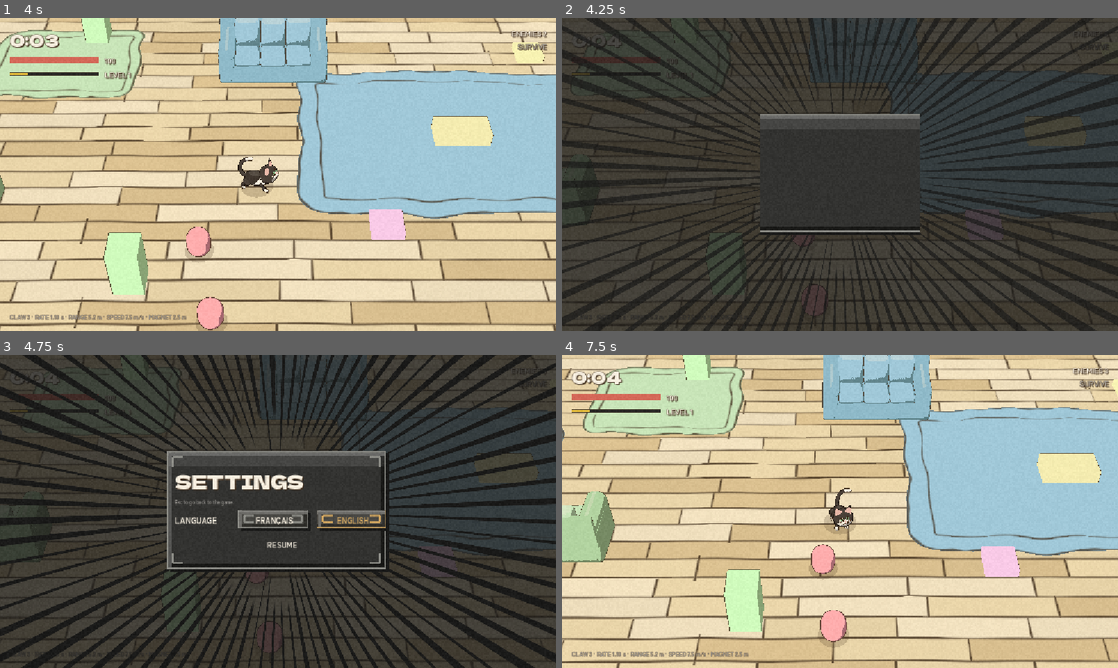
Above: before the commit, frames 1-4 (two rows, left to right).
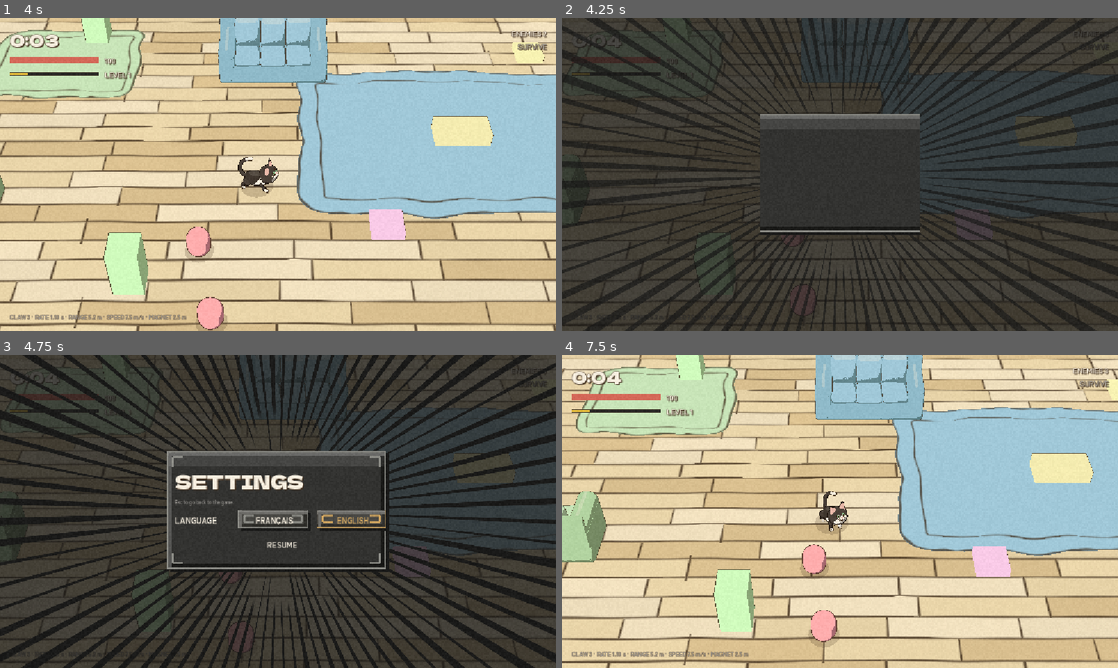
Above: after the commit, the same moments.

Repository: piiieeere/zeucozy
Game: Godot game, scene res://scenes/main.tscn
Same seed, same stepped clock (60 frames per second), same inputs: the game is played once before the commit and once after it.
Inputs (mouse positions are in pixels of both pictures, inside the frame that each line leads up to):
- Up to frame 1 (4 s): tap Enter at 0.5 s; move the mouse to (400, 158) at 0.52 s; hold D (move_right) 0.53-1.25 s; tap O at 0.6 s; click (400, 158) at 0.67 s; drag from (166, 190) to (250, 237) at 1.27 s; move the mouse to (333, 105) at 2.02 s; hold D (move_right) 2.03-2.75 s; tap R at 2.1 s; drag from (250, 237) to (111, 127) at 2.77 s; move the mouse to (444, 221) at 3.52 s; hold A (move_left) from 3.53 s (still down); tap 2 at 3.6 s
- Up to frame 2 (4.25 s): keep holding A (move_left); tap Escape (ui_cancel) at 4.15 s
- Up to frame 3 (4.75 s): release A (move_left) at 4.25 s; drag from (111, 464) to (194, 433) at 4.27 s
- Up to frame 4 (7.5 s): move the mouse to (867, 511) at 5.02 s; hold S (move_down) 5.03-5.75 s; tap 4 at 5.1 s; click (867, 511) at 5.17 s; click (834, 520) at 5.77 s; click (912, 520) at 6.52 s; click "RESUME" at 7.25 s

Frame 1 is identical in both runs. In frame 2, 0.9% of the frame differs, in the area x 0-100%, y 0-100%; in frame 3, 1.1%; in frame 4, 12%.

Commit message:
Refactor pause handling to utilize engine's built-in pause mechanism
- Removed manual pause checks from various scripts (e.g., claw_slash.gd, enemy.gd, player.gd) and replaced them with reliance on `get_tree().paused`.
- Updated main.tscn to set appropriate `process_mode` for nodes to ensure correct pause behavior.
- Introduced a new test scene (pause_probe.tscn) to validate pause functionality, ensuring the game state freezes while the UI remains responsive.
- Adjusted related scripts to eliminate redundant pause checks and streamline the pause logic across the game.

Diff:
--- a/scenes/main.tscn
+++ b/scenes/main.tscn
@@ -14,26 +14,50 @@
 ambient_light_source = 1
 tonemap_mode = 0
 
+; ⚠️ LA PAUSE EST CELLE DU MOTEUR (`get_tree().paused`), ET ELLE SE REGLE ICI.
+;
+; `Main` est en PROCESS_MODE_ALWAYS : sans ca, Échap ne rouvrirait plus rien une
+; fois le jeu en pause et les cartons ne s'animeraient plus. Mais un mode
+; explicite se PROPAGE — tout enfant en "Inherit" hériterait de ALWAYS, et plus
+; rien ne se mettrait en pause.
+;
+; D'où la règle, et elle est complète : ce qui est LE MONDE est explicitement
+; PROCESS_MODE_PAUSABLE (= 1). `HudLayer`, `RetroPost` et `WorldEnvironment`
+; restent en Inherit, donc ALWAYS — l'interface doit vivre pendant la pause, et
+; les deux autres ne calculent rien.
+;
+; Ajouter un node de gameplay sous `Main` sans lui poser `process_mode = 1`,
+; c'est le faire tourner derrière les cartons. Le défaut est silencieux : une
+; griffure qui avance ses poses derrière un panneau se libère sans avoir
+; distribué ses dégâts, et rien à l'écran ne le dit.
 [node name="Main" type="Node3D"]
+process_mode = 3
 script = ExtResource("1_rhi7x")
 
 [node name="WorldEnvironment" type="WorldEnvironment" parent="."]
 environment = SubResource("Environment_arena")
 
 [node name="Arena" type="Node3D" parent="."]
+process_mode = 1
 script = ExtResource("3_arena")
 
 [node name="Enemies" type="Node3D" parent="."]
+process_mode = 1
 
 [node name="Projectiles" type="Node3D" parent="."]
+process_mode = 1
 
 [node name="Pickups" type="Node3D" parent="."]
+process_mode = 1
 
 [node name="Fx" type="Node3D" parent="."]
+process_mode = 1
 
 [node name="Player" parent="." instance=ExtResource("2_h0b1r")]
+process_mode = 1
 
 [node name="CameraRig" type="Node3D" parent="."]
+process_mode = 1
 physics_interpolation_mode = 2
 script = ExtResource("4_camrig")
 
@@ -60,5 +84,6 @@
 script = ExtResource("7_hud")
 
 [node name="ImpactFrame" parent="." instance=ExtResource("6_impactframe")]
+process_mode = 1
 
 [node name="RetroPost" parent="." instance=ExtResource("5_retropost")]
--- /dev/null
+++ b/scenes/tests/pause_probe.tscn
@@ -0,0 +1,6 @@
+[gd_scene load_steps=2 format=3]
+
+[ext_resource type="Script" path="res://scripts/tests/pause_probe.gd" id="1_pauseprobe"]
+
+[node name="PauseProbe" type="Node"]
+script = ExtResource("1_pauseprobe")
--- a/scripts/claw_slash.gd
+++ b/scripts/claw_slash.gd
@@ -132,6 +132,17 @@
 	_show(0)
 
 
+## ⚠️ CE `_process` N'AVAIT AUCUNE GARDE DE PAUSE alors que `_physics_process` en
+## avait une, et le defaut etait entierement silencieux : une griffure en cours
+## quand le carton de niveau s'ouvrait continuait d'avancer ses six poses
+## derriere le panneau, se liberait ~200 ms plus tard, et ne distribuait AUCUN
+## degat — sa fenetre active avait ete sautee pendant la pause. Rien a l'ecran ne
+## le disait.
+##
+## C'est exactement ce que treize gardes recopiees a la main finissent par
+## produire. La griffure etant enfant du chat, elle herite desormais de son
+## PROCESS_MODE_PAUSABLE : les deux methodes s'arretent ensemble, sans qu'aucune
+## des deux ne le demande.
 func _process(delta: float) -> void:
 	if _pose < 0:
 		return
@@ -148,7 +159,7 @@
 ## Les degats sont distribues dans le tick physique : c'est le seul endroit ou
 ## les recouvrements d'Area3D sont a jour.
 func _physics_process(_delta: float) -> void:
-	if _pose < 0 or _pose >= DAMAGE_POSES or _is_run_paused():
+	if _pose < 0 or _pose >= DAMAGE_POSES:
 		return
 
 	for area in get_overlapping_areas():
@@ -188,12 +199,3 @@
 	_material.set_shader_parameter("thick", values["thick"])
 	_material.set_shader_parameter("taper", values["taper"])
 	_material.set_shader_parameter("roll", float(values["roll"]) * _sweep)
-
-
-func _get_game() -> GameRoot:
-	return get_tree().get_first_node_in_group("game_root") as GameRoot
-
-
-func _is_run_paused() -> bool:
-	var game := _get_game()
-	return game != null and game.is_run_paused()
--- a/scripts/enemy.gd
+++ b/scripts/enemy.gd
@@ -69,11 +69,11 @@
 	contact_damage = max(1, int(round(contact_damage * (1.0 + (difficulty_scale - 1.0) * 0.2))))
 
 
+## Aucune garde de pause : les ennemis vivent sous le node `Enemies`, qui est en
+## PROCESS_MODE_PAUSABLE (main.tscn). Derriere un carton, Godot n'appelle plus
+## cette methode — et il coupe aussi les serveurs physiques, donc les
+## recouvrements d'Area3D cessent d'eux-memes.
 func _physics_process(delta: float) -> void:
-	if _is_run_paused():
-		velocity = Vector3.ZERO
-		return
-
 	if damage_cooldown > 0.0:
 		damage_cooldown -= delta
 
@@ -139,12 +139,3 @@
 	if current_health <= 0:
 		defeated.emit(global_position, xp_drop)
 		queue_free()
-
-
-func _get_game() -> GameRoot:
-	return get_tree().get_first_node_in_group("game_root") as GameRoot
-
-
-func _is_run_paused() -> bool:
-	var game := _get_game()
-	return game != null and game.is_run_paused()
--- a/scripts/main.gd
+++ b/scripts/main.gd
@@ -27,7 +27,6 @@
 
 var elapsed_time := 0.0
 var spawn_timer := 0.0
-var run_paused := false
 var game_over := false
 var current_upgrade_choices: Array[Dictionary] = []
 var arena_rect := Rect2(-ARENA_SIZE * 0.5, ARENA_SIZE)
@@ -102,7 +101,7 @@
 
 		match argument.trim_prefix("--ui-card="):
 			"level":
-				run_paused = true
+				get_tree().paused = true
 				# Le tirage passe par le joueur : il DEPEND du build (une
 				# competence a son palier max en sort, une neuve n'y entre pas si
 				# ses slots sont pleines). Un tirage tire du catalogue seul
@@ -113,7 +112,7 @@
 				hud.show_level_card(3, current_upgrade_choices)
 			"gameover":
 				game_over = true
-				run_paused = true
+				get_tree().paused = true
 				hud.show_game_over(96.0, 4)
 			"settings":
 				_open_settings()
@@ -168,15 +167,21 @@
 ## sur un voile a moitie transparent ne se lisent plus. Pendant le K.O. non plus
 ## — il n'offre qu'une action, et elle relance le jeu.
 ##
-## ⚠️ LA CONDITION PORTE SUR LES CARTONS AFFICHES, PAS SUR `run_paused`, et c'est
-## une correction : `run_paused` etait a la fois l'etat de pause et le droit
-## d'ouvrir les reglages. Le jour ou les deux ont divergé — un bouton qui fermait
-## la plaque sans relancer le jeu — Échap ne pouvait plus RIEN : rien d'ouvert a
-## fermer, et la pause interdisait d'ouvrir. Le jeu etait bloque sans issue.
+## ⚠️ LA CONDITION PORTE SUR LES CARTONS AFFICHES, PAS SUR L'ETAT DE PAUSE, et
+## c'est une correction : l'ancien `run_paused` etait a la fois l'etat de pause
+## et le droit d'ouvrir les reglages. Le jour ou les deux ont divergé — un bouton
+## qui fermait la plaque sans relancer le jeu — Échap ne pouvait plus RIEN : rien
+## d'ouvert a fermer, et la pause interdisait d'ouvrir. Le jeu etait bloque sans
+## issue.
 ##
 ## Ici la pause n'est qu'une CONSEQUENCE de ce qui est a l'ecran. Un
-## `run_paused` reste a true par erreur ne piege donc plus personne : Échap
-## ouvre les reglages, et les refermer relance le jeu.
+## `get_tree().paused` reste a true par erreur ne piege donc plus personne :
+## Échap ouvre les reglages, et les refermer relance le jeu.
+##
+## ⚠️ CETTE METHODE N'EST APPELEE PENDANT LA PAUSE QUE PARCE QUE `Main` EST EN
+## PROCESS_MODE_ALWAYS (voir main.tscn). Un node en pause ne recoit plus ni
+## `_input` ni `_unhandled_input` : sans ce mode, Échap n'aurait plus jamais
+## rouvert les reglages une fois le jeu en pause.
 func _unhandled_input(event: InputEvent) -> void:
 	if not event.is_action_pressed("ui_cancel"):
 		return
@@ -192,13 +197,13 @@
 
 
 func _open_settings() -> void:
-	run_paused = true
+	get_tree().paused = true
 	hud.show_settings_card()
 
 
 func _close_settings() -> void:
 	hud.close_settings_card()
-	run_paused = false
+	get_tree().paused = false
 
 
 ## Le joueur a change de langue. Trois choses, dans cet ordre : on l'applique, on
@@ -230,12 +235,15 @@
 	_update_time_label()
 
 
+## ⚠️ CE `_process` TOURNE AUSSI PENDANT LA PAUSE, et c'est a lui de s'arreter.
+##
+## `Main` est en PROCESS_MODE_ALWAYS pour qu'Échap et les cartons survivent a la
+## pause (voir `_unhandled_input`) ; le prix est que le moteur ne l'arrete plus.
+## C'est le SEUL node du jeu dans ce cas — tout le reste du monde est en
+## PROCESS_MODE_PAUSABLE et n'a plus une seule ligne de garde.
 func _process(delta: float) -> void:
-	if game_over:
-		return
-
-	if run_paused:
-		_update_time_label()
+	# `game_over` met aussi le jeu en pause : ce test les couvre tous les deux.
+	if get_tree().paused:
 		return
 
 	elapsed_time += delta
@@ -252,10 +260,6 @@
 	# signale. Le HUD, lui, la QUANTIFIE en crans — le decoupage en pas est une
 	# decision de dessin, pas de jeu.
 	hud.set_charges(player.skills.charge_report())
-
-
-func is_run_paused() -> bool:
-	return run_paused or game_over
 
 
 ## Rectangle de jeu dans le plan XZ : x -> x, y -> z.
@@ -380,7 +384,7 @@
 
 
 func _on_player_level_up_requested(choices: Array[Dictionary]) -> void:
-	run_paused = true
+	get_tree().paused = true
 	current_upgrade_choices = choices
 	hud.show_level_card(player.level, choices)
 
@@ -392,17 +396,24 @@
 	player.take_skill(current_upgrade_choices[index]["id"])
 	current_upgrade_choices.clear()
 	hud.hide_level_card()
-	run_paused = false
+	get_tree().paused = false
 	_update_objective_text()
 
 
 func _on_player_died() -> void:
 	game_over = true
-	run_paused = true
+	get_tree().paused = true
 	hud.show_game_over(elapsed_time, player.level)
 
 
+## ⚠️ LA PAUSE SURVIT AU RECHARGEMENT DE SCENE, ET IL FAUT LA LEVER ICI.
+##
+## `paused` appartient au SceneTree, pas a la scene : recharger depuis le carton
+## de K.O. — qui est justement l'ecran ou le jeu est en pause — ferait demarrer
+## la nouvelle run figee, sans un carton a l'ecran pour la relancer. Exactement
+## le blocage sans issue qu'avait deja produit le bouton REPRENDRE.
 func _on_restart_button_pressed() -> void:
+	get_tree().paused = false
 	get_tree().reload_current_scene()
 
 
--- a/scripts/player.gd
+++ b/scripts/player.gd
@@ -309,14 +309,14 @@
 		print("    %s" % str(skills.roll(3)))
 
 
+## ⚠️ AUCUNE GARDE DE PAUSE ICI, ET C'EST LE MOTEUR QUI LA REMPLACE.
+##
+## Le chat est en PROCESS_MODE_PAUSABLE (main.tscn) : pendant un carton, Godot
+## n'appelle plus ni `_physics_process`, ni `_process`, ni `_unhandled_input`, et
+## il arrete aussi l'AnimationPlayer du modele. Le chat se fige sur sa pose,
+## comme tout le reste du monde — la ou l'ancien code le remettait en `idle`
+## derriere le panneau.
 func _physics_process(delta: float) -> void:
-	if _is_run_paused():
-		velocity = Vector3.ZERO
-		# Choix d'upgrade ou Game Over : le chat s'arrete de marcher, sinon il
-		# pietine sur place derriere le panneau.
-		_sync_animation(false)
-		return
-
 	# "up" pousse vers le fond de l'ecran : -Z, l'avant de Godot.
 	#
 	# ⚠️ `move_*` et non `ui_*` depuis le 2026-08-17 : le jeu est passe aux
@@ -386,27 +386,28 @@
 ## ⚠️ Le HUD permanent, lui, ne consomme rien : sa racine et ses labels sont en
 ## MOUSE_FILTER_IGNORE. Un actif part donc meme quand le curseur survole l'ATH —
 ## c'est-a-dire precisement quand on regarde ses pastilles de cooldown.
+##
+## ⚠️ Plus de test de pause non plus : un node en pause ne recoit pas
+## `_unhandled_input`, donc le clic ne peut plus fuiter derriere un carton.
 func _unhandled_input(event: InputEvent) -> void:
-	if _is_run_paused():
-		return
-
 	if event.is_action_pressed("skill_slot_1"):
 		skills.trigger_slot(0)
 	elif event.is_action_pressed("skill_slot_2"):
 		skills.trigger_slot(1)
 
 
-## L'HORLOGE DE TOUTES LES COMPETENCES, et le seul endroit ou la pause se teste.
+## L'HORLOGE DE TOUTES LES COMPETENCES — une seule, pour toutes.
 ##
 ## Chaque competence avait la sienne : un compteur en dur ici pour la griffure,
 ## un `_process` prive avec son propre test de pause pour l'aura d'haleine. A
-## seize competences (§2.3), c'est seize endroits ou oublier de s'arreter
-## derriere un carton de niveau — un defaut qui ne se VOIT pas, il se constate a
-## la barre de vie d'un ennemi.
+## seize competences (§2.3), c'est seize horloges a arreter derriere un carton de
+## niveau — un defaut qui ne se VOIT pas, il se constate a la barre de vie d'un
+## ennemi.
+##
+## Depuis le 2026-08-18 la pause n'est meme plus testee : le chat est en
+## PROCESS_MODE_PAUSABLE, donc c'est le moteur qui ne rappelle pas ce `_process`,
+## et les seize horloges s'arretent toutes du meme geste.
 func _process(delta: float) -> void:
-	if _is_run_paused():
-		return
-
 	skills.tick(delta)
 
 	# Le declenchement des actifs, lui, est dans `_unhandled_input` — voir plus
@@ -719,8 +720,3 @@
 
 func _get_game() -> GameRoot:
 	return get_tree().get_first_node_in_group("game_root") as GameRoot
-
-
-func _is_run_paused() -> bool:
-	var game := _get_game()
-	return game != null and game.is_run_paused()
--- a/scripts/projectile.gd
+++ b/scripts/projectile.gd
@@ -40,9 +40,6 @@
 
 
 func _physics_process(delta: float) -> void:
-	if _is_run_paused():
-		return
-
 	var step := direction * speed * delta
 	global_position += step
 	travelled_distance += step.length()
@@ -57,12 +54,3 @@
 	if enemy != null:
 		enemy.take_damage(damage)
 		queue_free()
-
-
-func _get_game() -> GameRoot:
-	return get_tree().get_first_node_in_group("game_root") as GameRoot
-
-
-func _is_run_paused() -> bool:
-	var game := _get_game()
-	return game != null and game.is_run_paused()
--- a/scripts/skills/skill.gd
+++ b/scripts/skills/skill.gd
@@ -19,14 +19,15 @@
 ## ─── L'HORLOGE VIENT DE DEHORS, ET C'EST LE POINT ───
 ##
 ## Aucune competence n'a de `_process`. C'est le `SkillSet` qui les avance depuis
-## `player._process`, lequel rend deja la main quand la run est en pause.
+## `player._process` — et le chat etant en PROCESS_MODE_PAUSABLE, c'est le MOTEUR
+## qui arrete les seize horloges d'un coup pendant un carton (voir main.tscn).
 ##
-## Sans ca, chaque competence reimplemente son propre test de pause — c'est ce
-## que faisait `breath_aura.gd`, avec son `_get_game()` et son `_is_run_paused()`
-## a lui. Multiplie par seize competences, c'est seize endroits ou oublier de
-## s'arreter pendant un carton de niveau, et le defaut serait invisible : une
-## aura qui continue de mordre derriere un panneau ne se voit pas, elle se
-## constate a la barre de vie d'un ennemi.
+## Sans ce point unique, chaque competence reimplemente son propre test de pause
+## — c'est ce que faisait `breath_aura.gd`, avec son `_get_game()` et son
+## `_is_run_paused()` a lui. Multiplie par seize competences, c'est seize
+## endroits ou oublier de s'arreter pendant un carton de niveau, et le defaut
+## serait invisible : une aura qui continue de mordre derriere un panneau ne se
+## voit pas, elle se constate a la barre de vie d'un ennemi.
 ##
 ## ─── Ce que le contrat NE DIT PAS, volontairement ───
 ##
--- a/scripts/systems/bite_fx.gd
+++ b/scripts/systems/bite_fx.gd
@@ -152,7 +152,7 @@
 
 
 func _process(delta: float) -> void:
-	if _pose < 0 or _is_run_paused():
+	if _pose < 0:
 		return
 
 	_held += delta
@@ -190,12 +190,3 @@
 	_material.set_shader_parameter("thick", values["thick"])
 	_material.set_shader_parameter("tooth_len", values["tooth_len"])
 	_material.set_shader_parameter("taper", values["taper"])
-
-
-func _get_game() -> GameRoot:
-	return get_tree().get_first_node_in_group("game_root") as GameRoot
-
-
-func _is_run_paused() -> bool:
-	var game := _get_game()
-	return game != null and game.is_run_paused()
--- a/scripts/systems/breath_aura.gd
+++ b/scripts/systems/breath_aura.gd
@@ -119,6 +119,10 @@
 ## le defaut serait INVISIBLE — une aura qui continue de mordre pendant qu'on
 ## choisit une upgrade ne se voit pas, elle se constate a la barre de vie d'un
 ## ennemi. L'horloge vient donc de dehors, une fois. Voir `skills/skill.gd`.
+##
+## Et depuis le 2026-08-18 plus personne ne teste la pause du tout : elle est
+## celle du moteur (`get_tree().paused`), et le chat est en
+## PROCESS_MODE_PAUSABLE — l'horloge s'arrete a sa source.
 func advance(delta: float) -> void:
 	_held += delta
 
--- a/scripts/systems/shout_fx.gd
+++ b/scripts/systems/shout_fx.gd
@@ -138,7 +138,7 @@
 
 
 func _process(delta: float) -> void:
-	if _pose < 0 or _is_run_paused():
+	if _pose < 0:
 		return
 
 	_held += delta
@@ -169,8 +169,3 @@
 	var factor := float(values["scale"])
 	_label.scale = Vector3(factor, factor, 1.0)
 	position = _base + Vector3(0.0, float(values["rise"]), 0.0)
-
-
-func _is_run_paused() -> bool:
-	var game := get_tree().get_first_node_in_group("game_root") as GameRoot
-	return game != null and game.is_run_paused()
--- /dev/null
+++ b/scripts/tests/pause_probe.gd
@@ -0,0 +1,190 @@
+extends Node
+
+## ⏸️ Banc de PAUSE — ce qui s'arrete, ce qui continue, et ce qui repart.
+##
+## La pause est celle du moteur depuis le 2026-08-18 (P1 de la revue de code) :
+## `get_tree().paused`, `Main` en PROCESS_MODE_ALWAYS, tout le monde en
+## PROCESS_MODE_PAUSABLE. Elle ne tient donc plus a une garde qu'on lit dans un
+## fichier, mais a un `process_mode` pose dans main.tscn — et un
+## `process_mode` OUBLIE NE SE VOIT NULLE PART. Ajouter un node de gameplay sous
+## `Main` sans lui poser `process_mode = 1` le fait tourner derriere les cartons,
+## sans erreur, sans warning, sans rien a l'ecran.
+##
+## C'est exactement le defaut que P1 a corrige : `claw_slash._process` n'avait
+## aucune garde, ses six poses defilaient pendant le carton de niveau et sa
+## fenetre de degats etait sautee. Personne ne l'a jamais vu en jouant.
+##
+##   godot --headless --path . res://scenes/tests/pause_probe.tscn
+##
+## Le banc mesure les deux sens, et les deux comptent autant : le monde doit se
+## FIGER (temps, chat, ennemis, poses de FX) et l'interface doit VIVRE (le carton
+## s'ouvre en 4 poses, Échap est recu pendant la pause).
+
+const MAIN_SCENE := preload("res://scenes/main.tscn")
+
+var _game: GameRoot
+var _rows: Array[String] = []
+
+
+func _ready() -> void:
+	# ⚠️ Sans ca la sonde se met en pause AVEC le jeu et ne mesure plus rien.
+	process_mode = Node.PROCESS_MODE_ALWAYS
+
+	_game = MAIN_SCENE.instantiate() as GameRoot
+	add_child(_game)
+	await get_tree().process_frame
+	await _run()
+	get_tree().quit()
+
+
+func _wait(frames: int) -> void:
+	for _i in frames:
+		await get_tree().process_frame
+
+
+func _say(line: String) -> void:
+	_rows.append(line)
+	print(line)
+
+
+func _check(label: String, ok: bool, detail: String) -> void:
+	_say("  %s %-46s %s" % ["OK  " if ok else "FAIL", label, detail])
+
+
+func _escape() -> void:
+	var event := InputEventAction.new()
+	event.action = "ui_cancel"
+	event.pressed = true
+	Input.parse_input_event(event)
+	await get_tree().process_frame
+
+
+func _run() -> void:
+	var player := _game.player
+	_say("── PAUSE ──────────────────────────────────────────────")
+
+	# ── 1. La run tourne ────────────────────────────────────────────────
+	await _wait(6)
+	var t_before := _game.elapsed_time
+	_check("le temps avance hors pause", t_before > 0.0, "elapsed = %.3f" % t_before)
+
+	# ── 2. Une griffure en vol, puis le carton s'ouvre dessus ───────────
+	# C'est le bug que la revue documente : `claw_slash._process` n'avait
+	# aucune garde, ses six poses defilaient derriere le panneau et sa fenetre
+	# de degats etait sautee.
+	player.skills.tick(10.0)
+	await get_tree().process_frame
+	var slash: ClawSlash = null
+
+	for child in player.get_children():
+		if child is ClawSlash:
+			slash = child
+
+	if slash == null:
+		_check("une griffure est en vol", false, "aucune ClawSlash sous le chat")
+	else:
+		var pose_before: int = slash._pose
+		player.collect_xp(999)
+		await _wait(12)
+		_check("la griffure ne defile pas derriere le carton",
+			is_instance_valid(slash) and slash._pose == pose_before,
+			"pose %d -> %s" % [pose_before,
+				str(slash._pose) if is_instance_valid(slash) else "liberee"])
+
+	if not _game.get_tree().paused:
+		player.collect_xp(999)
+		await _wait(4)
+
+	# ── 3. Le monde est fige ────────────────────────────────────────────
+	_check("l'arbre est en pause", get_tree().paused, "paused = %s" % get_tree().paused)
+	_check("le carton de niveau est ouvert", _game.hud.is_level_card_open(), "")
+
+	var t_paused := _game.elapsed_time
+	var pos_paused := player.global_position
+	var enemy_positions: Array[Vector3] = []
+
+	for enemy in get_tree().get_nodes_in_group("enemies"):
+		enemy_positions.append((enemy as Enemy).global_position)
+
+	await _wait(15)
+
+	_check("le temps ne monte pas", is_equal_approx(t_paused, _game.elapsed_time),
+		"%.3f -> %.3f" % [t_paused, _game.elapsed_time])
+	_check("le chat ne bouge pas", pos_paused.is_equal_approx(player.global_position),
+		"%s" % player.global_position)
+
+	var moved := 0
+	var index := 0
+
+	for enemy in get_tree().get_nodes_in_group("enemies"):
+		if index < enemy_positions.size() \
+				and not enemy_positions[index].is_equal_approx((enemy as Enemy).global_position):
+			moved += 1
+		index += 1
+
+	_check("aucun ennemi n'avance", moved == 0, "%d / %d bougent" % [moved, index])
+
+	# ── 4. Ce qui DOIT vivre pendant la pause ──────────────────────────
+	# Le carton s'ouvre en 4 poses sur un timer `process_always` : si le HUD
+	# etait en pause lui aussi, il resterait bloque sur sa premiere pose.
+	var content: Control = _game.hud._level_card.get_meta("content")
+	_check("le carton a fini de s'ouvrir", content.visible,
+		"contenu visible = %s" % content.visible)
+
+	# Échap ne doit RIEN faire pendant un carton de niveau.
+	await _escape()
+	_check("Échap n'ouvre pas les reglages sur un carton de niveau",
+		not _game.hud.is_settings_card_open(), "")
+
+	# ── 5. Le choix relance la run ──────────────────────────────────────
+	_game._on_upgrade_button_pressed(0)
+	var t_resume := _game.elapsed_time
+	await _wait(8)
+	_check("le temps repart apres le choix", _game.elapsed_time > t_resume,
+		"%.3f -> %.3f" % [t_resume, _game.elapsed_time])
+	_check("l'arbre n'est plus en pause", not get_tree().paused, "")
+
+	# ── 6. Échap ouvre et referme les reglages ─────────────────────────
+	await _escape()
+	_check("Échap met en pause et ouvre les reglages",
+		get_tree().paused and _game.hud.is_settings_card_open(), "")
+
+	# Le deuxieme Échap est le test qui compte : il est recu ALORS QUE LE JEU
+	# EST EN PAUSE. Il ne passe que parce que `Main` est en PROCESS_MODE_ALWAYS.
+	await _escape()
+	_check("Échap referme et relance, RECU PENDANT LA PAUSE",
+		not get_tree().paused and not _game.hud.is_settings_card_open(), "")
+
+	var t_settings := _game.elapsed_time
+	await _wait(6)
+	_check("le temps repart apres les reglages", _game.elapsed_time > t_settings,
+		"%.3f -> %.3f" % [t_settings, _game.elapsed_time])
+
+	# ── 6bis. Le K.O. met aussi en pause ───────────────────────────────
+	# `IMMORTAL` empeche de mourir en jouant : on appelle le handler.
+	_game._on_player_died()
+	var t_dead := _game.elapsed_time
+	await _wait(8)
+	_check("le K.O. met le jeu en pause", get_tree().paused, "")
+	_check("et le temps s'arrete", is_equal_approx(t_dead, _game.elapsed_time),
+		"%.3f -> %.3f" % [t_dead, _game.elapsed_time])
+
+	# ── 7. La pause SURVIT au rechargement de scene ────────────────────
+	# C'est ce qui oblige `_on_restart_button_pressed` a la lever : sinon la
+	# run relancee depuis le carton de K.O. demarrerait figee.
+	get_tree().paused = true
+	_game.queue_free()
+	await get_tree().process_frame
+	var fresh := MAIN_SCENE.instantiate() as GameRoot
+	add_child(fresh)
+	await _wait(4)
+	_check("une scene neuve herite de la pause de l'arbre", get_tree().paused,
+		"elapsed = %.3f" % fresh.elapsed_time)
+	_check("et elle est bien figee", is_equal_approx(fresh.elapsed_time, 0.0), "")
+	get_tree().paused = false
+
+	var failed := _rows.filter(func(r: String) -> bool: return r.contains("FAIL"))
+	var verdicts := _rows.filter(
+		func(r: String) -> bool: return r.contains("OK ") or r.contains("FAIL"))
+	_say("──────────────────────────────────────────────────────")
+	_say("%d verdicts, %d FAIL" % [verdicts.size(), failed.size()])
--- a/scripts/ui/hud.gd
+++ b/scripts/ui/hud.gd
@@ -89,8 +89,8 @@
 signal language_selected(code: String)
 ## Le joueur demande a fermer les reglages. Le HUD ne se ferme PAS lui-meme, et
 ## ce n'est pas une precaution de style : fermer la plaque sans prevenir main.gd
-## laisse `run_paused` a true avec plus aucun carton a l'ecran, et le jeu est
-## bloque pour de bon — Échap ne peut plus rien, puisqu'il n'y a plus rien
+## laisse `get_tree().paused` a true avec plus aucun carton a l'ecran, et le jeu
+## est bloque pour de bon — Échap ne peut plus rien, puisqu'il n'y a plus rien
 ## d'ouvert a fermer. C'est arrive, exactement comme ca.
 signal settings_close_requested
 
--- a/scripts/xp_orb.gd
+++ b/scripts/xp_orb.gd
@@ -35,9 +35,6 @@
 
 
 func _physics_process(delta: float) -> void:
-	if _is_run_paused():
-		return
-
 	_time += delta
 	body.position.y = hover_height + sin(_time * 3.0) * hover_amplitude
 	body.rotate_y(spin_speed * delta)
@@ -65,12 +62,3 @@
 	if actor != null:
 		actor.collect_xp(xp_value)
 		queue_free()
-
-
-func _get_game() -> GameRoot:
-	return get_tree().get_first_node_in_group("game_root") as GameRoot
-
-
-func _is_run_paused() -> bool:
-	var game := _get_game()
-	return game != null and game.is_run_paused()
Not shown, added: scripts/tests/pause_probe.gd.uid
Not shown, changed: CLAUDE.md
